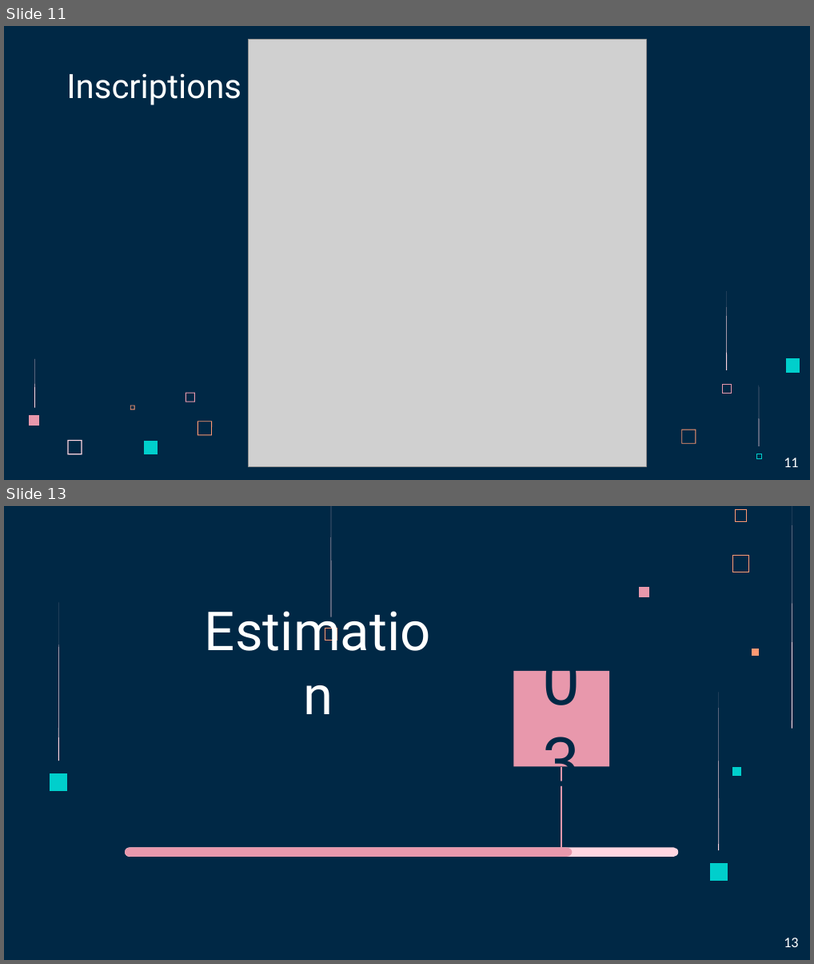
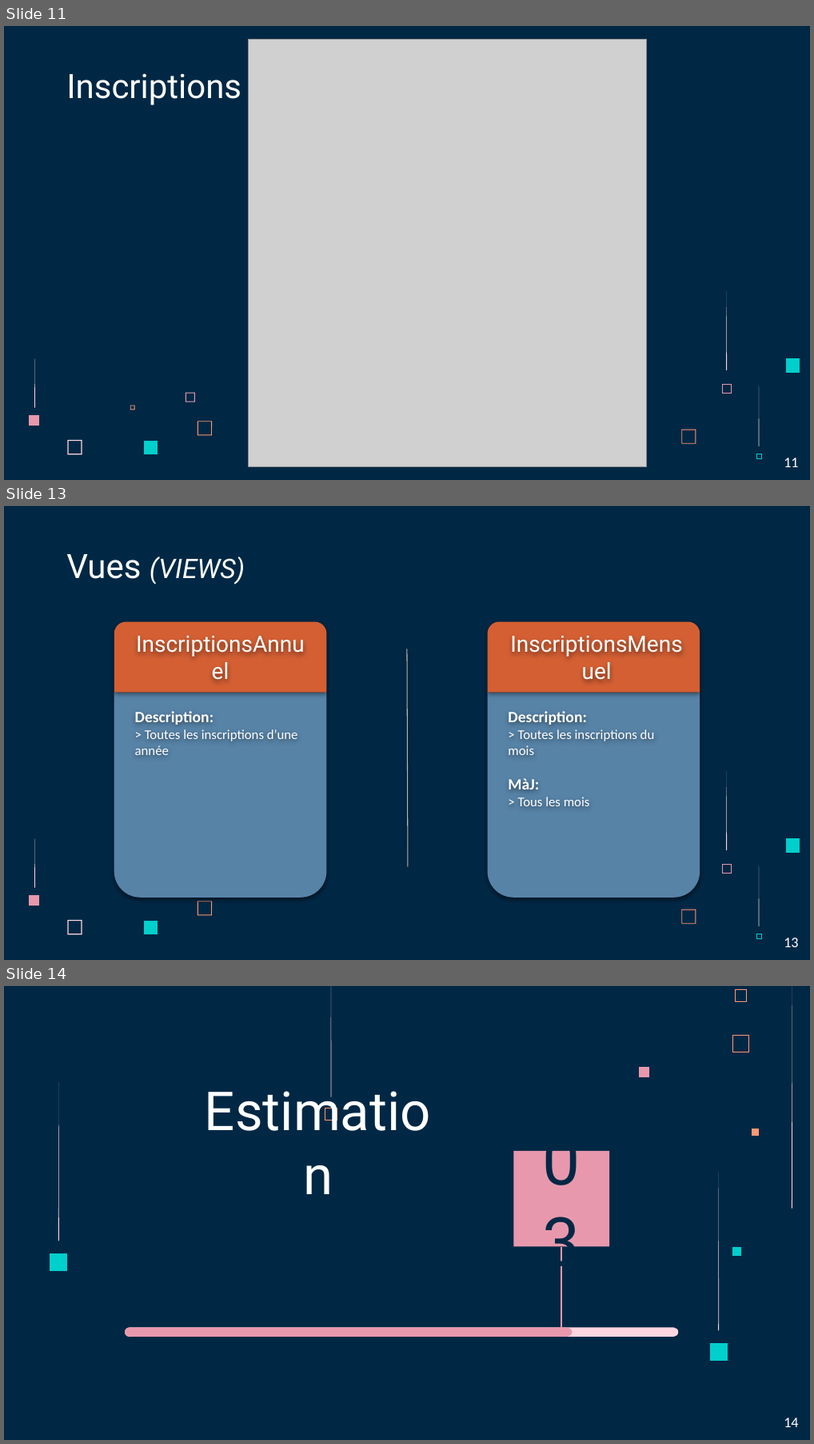
Before and after one commit to DocAmaroo/M1Aigle, a slide deck: HMIN122M/projet/HMIN122_MINI_PROJET_PRESENTATION_PPTX.pptx. Shown one above the other, each under a label of ours: slides 11 and 13 before the commit, slides 11, 13 and 14 after it; the slides between them are not shown. The pictures are 814x964 and 814x1444 pixels, drawn with LibreOffice and Linux fonts; fonts in the diff are those of the drawing; grey boxes stand for pictures. Boxes give left, top, right and bottom in pixels: in the first picture for what was removed or moved away, otherwise in the second. Text is boxed around its words. In the diff, an @@ line names an element or a change of style, - is before the commit and + after.

```diff
--- a/HMIN122M/projet/HMIN122_MINI_PROJET_PRESENTATION_PPTX.pptx
+++ b/HMIN122M/projet/HMIN122_MINI_PROJET_PRESENTATION_PPTX.pptx
@@ slide 13 added at <box>4,506,810,960</box>, background #002845; not listed: 11 template elements that a slide beside it also shows @@
@@ title added at <box>66,554,245,584</box>, 24 pt, text #FFFFFF, italic @@
+Vues (VIEWS)
@@ round same rect added at <box>114,621,326,692</box>, fill #D45F33 @@
@@ round same rect added at <box>488,621,700,692</box>, fill #D45F33 @@
@@ title added at <box>126,632,314,681</box>, 20 pt, text #FFFFFF @@
+InscriptionsAnnuel
@@ line added from (407, 648) to (408, 867), #B7B7B7 0.75 pt @@
@@ title added at <box>500,632,694,681</box>, 20 pt, text #FFFFFF @@
+InscriptionsMensuel
@@ round same rect added at <box>114,692,326,897</box>, fill #5783A7 @@
@@ round same rect added at <box>488,692,700,897</box>, fill #5783A7 @@
@@ text added at <box>135,711,298,755</box>, 12 pt, text #FFFFFF @@
+Description:
+> Toutes les inscriptions d’une année
@@ text added at <box>508,711,655,806</box>, 12 pt, text #FFFFFF @@
+Description:
+> Toutes les inscriptions du mois
+MàJ:
+> Tous les mois
@@ page number added at <box>784,937,798,947</box>, 13 pt, text #FFFFFF @@
+13
@@ what was slide 13 is now slide 14 @@
@@ page number at <box>784,1417,798,1427</box>: text changed @@
-13
+14
```
Also in this commit, not shown: 2 slides changed, 51 other files.
